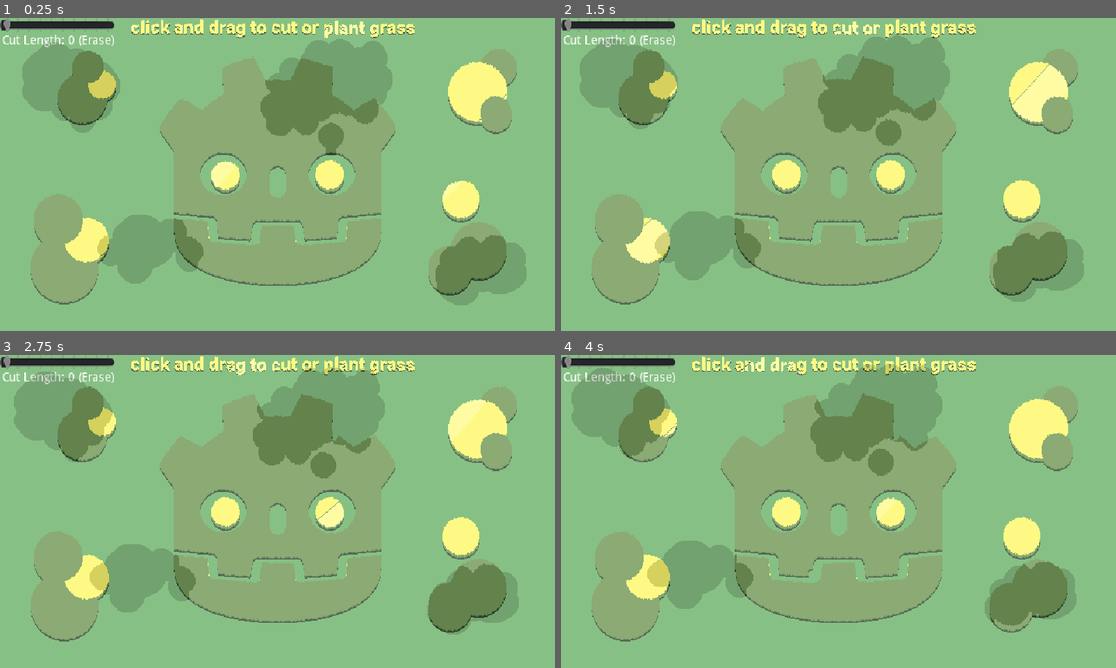
Above: before the commit, frames 1-4 (two rows, left to right).
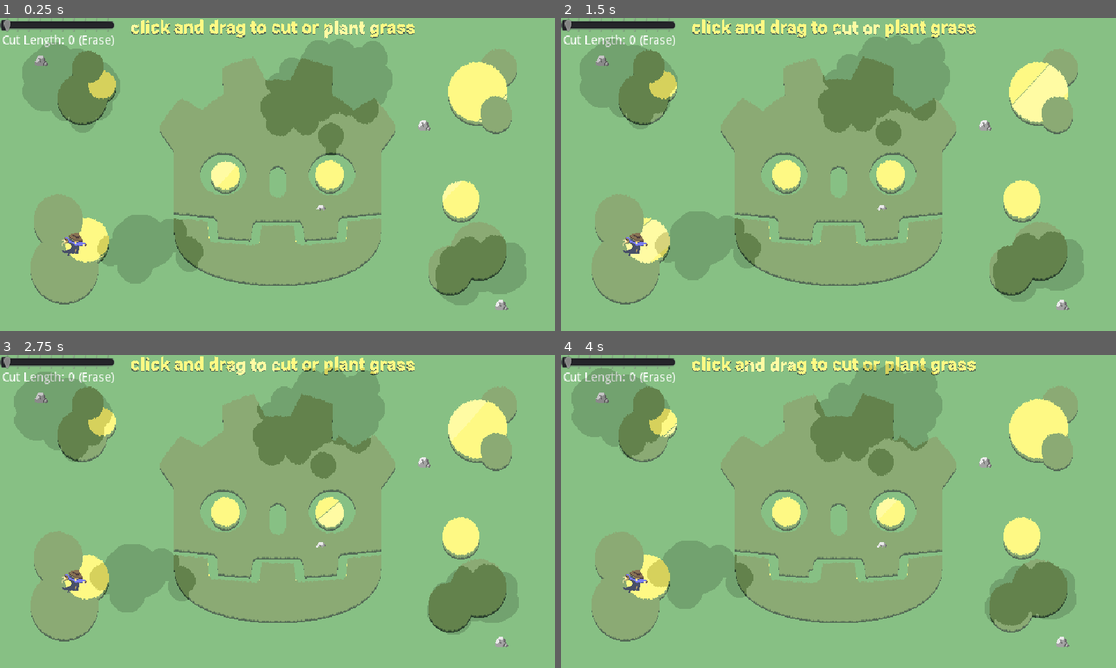
Above: after the commit, the same moments.

Repository: CaptainProton42/2DGrassShaderDemo
Game: Godot game, scene res://scene/Main.tscn
Same seed, same stepped clock (60 frames per second), same inputs: the game is played once before the commit and once after it.
Inputs (mouse positions are in pixels of both pictures, inside the frame that each line leads up to):
- Up to frame 1 (0.25 s): no input
- Up to frame 2 (1.5 s): move the mouse to (960, 158) at 0.52 s; click (960, 158) at 0.67 s; move the mouse to (727, 190) at 1.27 s; click (727, 190) at 1.42 s
- Up to frame 3 (2.75 s): move the mouse to (333, 442) at 2.02 s; click (333, 442) at 2.17 s
- Up to frame 4 (4 s): move the mouse to (810, 574) at 2.77 s; click (810, 574) at 2.92 s; move the mouse to (1005, 558) at 3.52 s; click (1005, 558) at 3.67 s

The runs differ from the first frame. In frame 1, 0.4% of the frame differs, in the area x 6-92%, y 12-94%; in frame 2, 0.4%; in frame 3, 0.4%; in frame 4, 0.4%.

Commit message:
fixed cover shader

Diff:
--- a/assets/materials/cover.tres
+++ b/assets/materials/cover.tres
@@ -3,13 +3,13 @@
 [ext_resource path="res://assets/shaders/cover.shader" type="Shader" id=1]
 [ext_resource path="res://assets/textures/worley_noise.png" type="Texture" id=2]
 
-[sub_resource type="ViewportTexture" id=1]
-viewport_path = NodePath("Grass")
+[sub_resource type="ViewportTexture" id=11]
+viewport_path = NodePath("ViewportGrass")
 
 [resource]
 resource_local_to_scene = true
 shader = ExtResource( 1 )
 shader_param/noise_tex_size = Vector2( 50, 1 )
 shader_param/wind_speed = 1.0
-shader_param/grass_tex = SubResource( 1 )
+shader_param/grass_tex = SubResource( 11 )
 shader_param/noise_tex = ExtResource( 2 )
--- a/scene/Main.tscn
+++ b/scene/Main.tscn
@@ -1,9 +1,10 @@
-[gd_scene load_steps=20 format=2]
+[gd_scene load_steps=23 format=2]
 
 [ext_resource path="res://assets/textures/texture.png" type="Texture" id=1]
 [ext_resource path="res://assets/textures/gradient.png" type="Texture" id=2]
 [ext_resource path="res://assets/textures/worley_noise.png" type="Texture" id=3]
 [ext_resource path="res://assets/textures/clouds.png" type="Texture" id=4]
+[ext_resource path="res://assets/shaders/cover.shader" type="Shader" id=5]
 [ext_resource path="res://assets/shaders/grass.shader" type="Shader" id=6]
 [ext_resource path="res://scripts/Label.gd" type="Script" id=7]
 [ext_resource path="res://assets/textures/scarecrow2.png" type="Texture" id=9]
@@ -55,6 +56,17 @@
 
 [sub_resource type="ViewportTexture" id=10]
 viewport_path = NodePath("ViewportClouds")
+
+[sub_resource type="ViewportTexture" id=11]
+viewport_path = NodePath("ViewportGrass")
+
+[sub_resource type="ShaderMaterial" id=12]
+resource_local_to_scene = true
+shader = ExtResource( 5 )
+shader_param/noise_tex_size = Vector2( 50, 1 )
+shader_param/wind_speed = 1.0
+shader_param/grass_tex = SubResource( 11 )
+shader_param/noise_tex = ExtResource( 3 )
 
 [sub_resource type="SpriteFrames" id=7]
 animations = [ {
@@ -144,10 +156,10 @@
 }
 
 [node name="Scarecrow" type="AnimatedSprite" parent="."]
-material = ExtResource( 13 )
+material = SubResource( 12 )
 position = Vector2( 85.9019, 260.317 )
 frames = SubResource( 7 )
-frame = 2
+frame = 1
 playing = true
 
 [node name="Stone" type="Sprite" parent="."]
